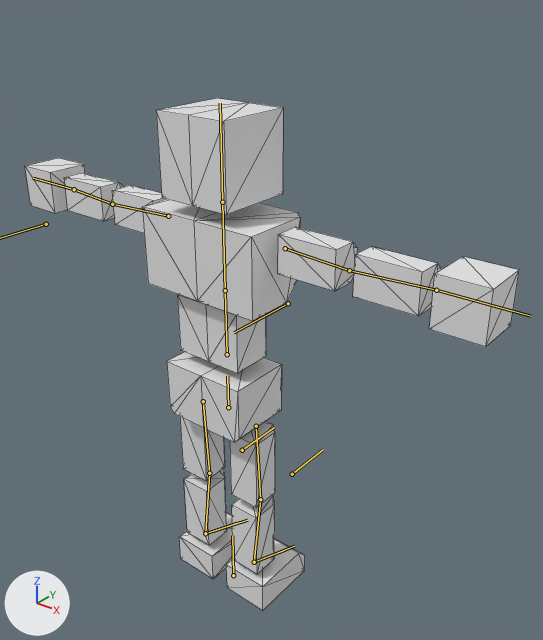
A saved change to the glTF model BrowserGame/public/models/ToyQuest.glb.
Camera for both pictures: a 50 mm camera at (11.64, -12.72, 12.09) aimed at (0.63, 1.04, 3.56). Arrows for +X, +Y and +Z are at lower left; the lights stay in place. The bones that bend it are drawn over the model as lines. Mesh edges are drawn as thin lines.

The first picture shows '立方体'.
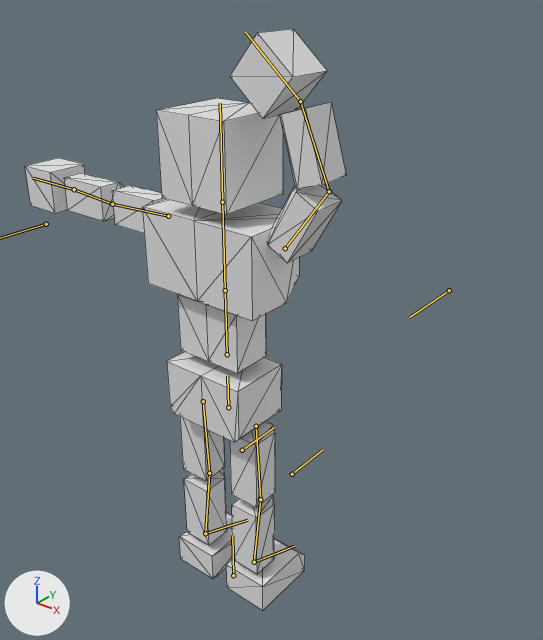
The newer file adds an action. The first version stands in its rest pose; the second is drawn at frame 12 of the action '01_rightarm.greet'.

Where the change shows, as pixel boxes [x1, y1, x2, y2] in the pictures (543 x 640 px):
'立方体', posed (35% narrower, 13% taller)
    before: [25, 98, 519, 610]
    after: [25, 29, 346, 610]
bone 'upper arm.L', root to tip
    before: (285, 248) to (349, 270)
    after: (285, 248) to (329, 191)
bone 'forearm.L', root to tip
    before: (349, 270) to (436, 290)
    after: (329, 191) to (300, 101)
bone 'hand.L', root to tip
    before: (436, 290) to (531, 316)
    after: (300, 101) to (245, 32)

The change in detail:
Bone 'upper arm.L' (bone_upper_arm_l) turns from (0, 0, 0) to (31, 98, 84) degrees about its own x, y and z.
Bone 'forearm.L' (bone_forearm_l) turns from (0, 0, 0) to (-47, 0, -1) degrees about its own x, y and z.
Bone 'hand.L' (bone_hand_l) turns from (0, 0, 0) to (-94, -57, 93) degrees about its own x, y and z.
